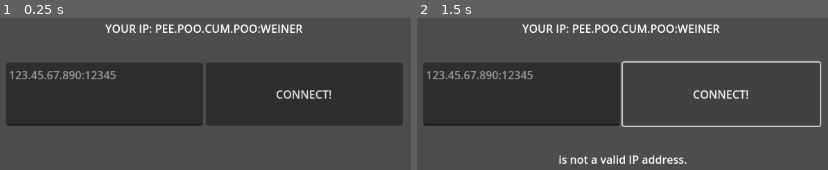
Above: before the commit, frames 1-2 (left to right).
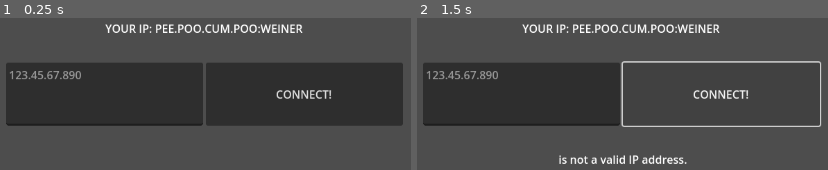
Above: after the commit, the same moments.

Repository: fennylol/multi-player-coupler
Game: Godot game, scene res://main.tscn
The game is run twice, just before and just after one commit, with the same random seed, the same clock (stepped at 60 frames per second) and the same inputs.
Inputs:
- Up to frame 1 (0.25 s): no input
- Up to frame 2 (1.5 s): click "CONNECT!" at 0.5 s

The runs differ from the first frame. In frame 1, 0.2% of the frame differs, in the area x 19-29%, y 34-41%; in frame 2, 0.2%.

Commit message:
ability to send messages

Diff:
--- a/PingusPrime.gd
+++ b/PingusPrime.gd
@@ -27,6 +27,7 @@
 #var  PairedPorts: Array[int]    = []
 var  LastPingus : float         = -1
 const PINGUSTIME: float         = 15.0
+const KEEPALIVEPINGUS: int      = 42067
 signal message_recieved(msg: String)
 
 func _init(local_port: int = 0) -> void:
@@ -50,9 +51,6 @@
 		PingusStates.SPRAYING:
 			spray_pingus()
 			if Udp.get_available_packet_count() > 0:
-				var pkt = Udp.get_packet()
-				var pkt_addr = Udp.get_packet_ip()
-				var pkt_port = Udp.get_packet_port()
 				TargetAddr = Udp.get_packet_ip()
 				TargetPort = Udp.get_packet_port()
 				message_recieved.emit("Establishing connection to " + TargetAddr + ":" + str(TargetPort))
@@ -75,9 +73,14 @@
 		PingusStates.CONNECTED:
 			if Udp.get_available_packet_count() > 0:
 				var pkt := Udp.get_packet()
-				var msg := pkt.decode_u16(0)
-				print("Recived PINGUS:", msg)
-
+				if Udp.get_packet_ip() == TargetAddr and Udp.get_packet_port() == TargetPort:
+					if pkt.size() == 2:
+						if pkt.decode_u16(0) == ExternPort:
+							print("Extablished connection to " + TargetAddr + ":" + str(TargetPort) + " from local port " + str(ExternPort))
+						elif pkt.decode_u16(0) == KEEPALIVEPINGUS:
+							print("Keeping connection to " + TargetAddr + ":" + str(TargetPort) + " alive from local port " + str(ExternPort))
+					else:
+						message_recieved.emit(pkt.get_string_from_utf8())
 			LastPingus += delta
 			if LastPingus >= PINGUSTIME:
 				LastPingus -= PINGUSTIME
@@ -100,7 +103,7 @@
 			0xC, 0xD, 0xE, 0xF
 		])
 		var send_err = Udp.put_packet(packet)
-		if send_err != OK: printerr("Failed to send pingus to ", TargetAddr, ":", TargetPort)
+		if send_err != OK: printerr("Failed to send spray to ", TargetAddr, ":", TargetPort)
 		elif not TargetPort%1000: message_recieved.emit("Spraying packet #" + str(TargetPort) + " to " + TargetAddr)
 # PingusStates.INFORMING
 func inform_pingus() -> void:
@@ -111,13 +114,19 @@
 		var packet = PackedByteArray([0x00,0x00])
 		packet.encode_u16(0, TargetPort)
 		var send_err = Udp.put_packet(packet)
-		if send_err != OK: printerr("Failed to send pingus to ", TargetAddr, ":", TargetPort)
+		if send_err != OK: printerr("Failed to send inform to ", TargetAddr, ":", TargetPort)
 		elif count==1: message_recieved.emit("Informing " + TargetAddr + " at port: " + str(TargetPort))
 # PingusStates.CONNECTED
 func timed_pingus() -> void:
 	Udp.set_dest_address(TargetAddr, TargetPort)
 	var packet = PackedByteArray([0x00,0x00])
-	packet.encode_u16(0, 67)
+	packet.encode_u16(0, KEEPALIVEPINGUS)
 	var send_err = Udp.put_packet(packet)
-	if send_err != OK: printerr("Failed to send pingus to ", TargetAddr, ":", TargetPort)
+	if send_err != OK: printerr("Failed to send keepalive to ", TargetAddr, ":", TargetPort)
 	else: message_recieved.emit("Preventing timeout with " + TargetAddr)
+func send_stringus(msg: String) -> void:
+	Udp.set_dest_address(TargetAddr, TargetPort)
+	var strarr = PackedStringArray([msg, "pingus ba bingus"])
+	var send_err = Udp.put_packet(strarr.to_byte_array())
+	if send_err != OK: printerr("Failed to send stringus to ", TargetAddr, ":", TargetPort)
+	else: message_recieved.emit("Sent stringus to " + TargetAddr + ":" + str(TargetPort))
--- a/main.gd
+++ b/main.gd
@@ -33,4 +33,6 @@
 		my_own_little_pingus.TargetAddr = Addr
 
 func _print_message(msg: String) -> void:
-	print(msg)
+	menu.MESSAGE_LABEL.text = msg
+	if my_own_little_pingus.PingusState == PingusPrime.PingusStates.CONNECTED:
+		menu._toggle_fields(true)
--- a/menu.gd
+++ b/menu.gd
@@ -1,21 +1,38 @@
 extends Control
 class_name MenuNode
 
-@onready var IP_LABEL      : Label    = $HBoxContainer/VBoxContainer/Label
-@onready var IP_ENTRY_BOX  : TextEdit = $HBoxContainer/VBoxContainer/HBoxContainer/TextEdit
-@onready var CONNECT_BUTTON: Button   = $HBoxContainer/VBoxContainer/HBoxContainer/Button
-@onready var MESSAGE_LABEL : Label    = $HBoxContainer/VBoxContainer/Label2
+@onready var IP_LABEL       : Label         = $HBoxContainer/VBoxContainer/Label
+@onready var IP_FIELDS      : HBoxContainer = $HBoxContainer/VBoxContainer/IPfields
+@onready var IP_ENTRY_BOX   : TextEdit      = $HBoxContainer/VBoxContainer/IPfields/TextEdit
+@onready var CONNECT_BUTTON : Button        = $HBoxContainer/VBoxContainer/IPfields/Button
+@onready var MSG_FIELDS     : HBoxContainer = $HBoxContainer/VBoxContainer/MSGfields
+@onready var MSG_ENTRY_BOX  : TextEdit      = $HBoxContainer/VBoxContainer/MSGfields/TextEdit
+@onready var SEND_MSG_BUTTON: Button        = $HBoxContainer/VBoxContainer/MSGfields/Button
+@onready var MESSAGE_LABEL  : Label         = $HBoxContainer/VBoxContainer/Label2
 signal connect_button_pressed(Address: String)
-
+signal send_msg_button_pressed(Message: String)
+# ======== #
+# ultility #
+# ======== #
 func _ready() -> void:
 	CONNECT_BUTTON.pressed.connect(_on_connect_button_pressed)
-
+	SEND_MSG_BUTTON.pressed.connect(_on_send_msg_button_pressed)
+func _toggle_fields(msg_visible: bool) -> void:
+	IP_FIELDS.visible = not msg_visible
+	MSG_FIELDS.visible = msg_visible
+func is_valid_ip_port(input_text: String) -> bool:
+	var regex = RegEx.new()
+	regex.compile("^((25[0-5]|2[0-4][0-9]|[01]?[0-9][0-9]?)\\.){3}(25[0-5]|2[0-4][0-9]|[01]?[0-9][0-9]?)$")
+	var result = regex.search(input_text)
+	return true if result else false
+# ========= #
+# ip fields #
+# ========= #
 func _set_ip_label(input_text: String) -> void:
 	if is_valid_ip_port(input_text):
 		IP_LABEL.text = "YOUR IP: " + input_text
 		MESSAGE_LABEL.text = "IP copied to clipboard! :3"
 		DisplayServer.clipboard_set(input_text)
-
 func _on_connect_button_pressed() -> void:
 	var input_text = IP_ENTRY_BOX.text.strip_edges()
 	if is_valid_ip_port(input_text):
@@ -23,9 +40,9 @@
 		connect_button_pressed.emit(input_text)
 	else:
 		MESSAGE_LABEL.text = input_text + " is not a valid IP address."
-
-func is_valid_ip_port(input_text: String) -> bool:
-	var regex = RegEx.new()
-	regex.compile("^((25[0-5]|2[0-4][0-9]|[01]?[0-9][0-9]?)\\.){3}(25[0-5]|2[0-4][0-9]|[01]?[0-9][0-9]?)$")
-	var result = regex.search(input_text)
-	return true if result else false
+# ========== #
+# msg fields #
+# ========== #
+func _on_send_msg_button_pressed() -> void:
+	var input_text = MSG_ENTRY_BOX.text.strip_edges()
+	send_msg_button_pressed.emit(input_text)
--- a/menu.tscn
+++ b/menu.tscn
@@ -43,20 +43,36 @@
 size_flags_stretch_ratio = 0.25
 text = "YOUR IP: PEE.POO.CUM.POO:WEINER"
 
-[node name="HBoxContainer" type="HBoxContainer" parent="HBoxContainer/VBoxContainer"]
+[node name="IPfields" type="HBoxContainer" parent="HBoxContainer/VBoxContainer"]
 layout_mode = 2
 size_flags_vertical = 3
 size_flags_stretch_ratio = 0.25
 
-[node name="TextEdit" type="TextEdit" parent="HBoxContainer/VBoxContainer/HBoxContainer"]
+[node name="TextEdit" type="TextEdit" parent="HBoxContainer/VBoxContainer/IPfields"]
 layout_mode = 2
 size_flags_horizontal = 3
-placeholder_text = "123.45.67.890:12345"
+placeholder_text = "123.45.67.890"
 
-[node name="Button" type="Button" parent="HBoxContainer/VBoxContainer/HBoxContainer"]
+[node name="Button" type="Button" parent="HBoxContainer/VBoxContainer/IPfields"]
 layout_mode = 2
 size_flags_horizontal = 3
 text = "CONNECT!"
+
+[node name="MSGfields" type="HBoxContainer" parent="HBoxContainer/VBoxContainer"]
+visible = false
+layout_mode = 2
+size_flags_vertical = 3
+size_flags_stretch_ratio = 0.25
+
+[node name="TextEdit" type="TextEdit" parent="HBoxContainer/VBoxContainer/MSGfields"]
+layout_mode = 2
+size_flags_horizontal = 3
+placeholder_text = "send a message to your friend!"
+
+[node name="Button" type="Button" parent="HBoxContainer/VBoxContainer/MSGfields"]
+layout_mode = 2
+size_flags_horizontal = 3
+text = "SEND!"
 
 [node name="Label2" type="Label" parent="HBoxContainer/VBoxContainer"]
 layout_mode = 2
